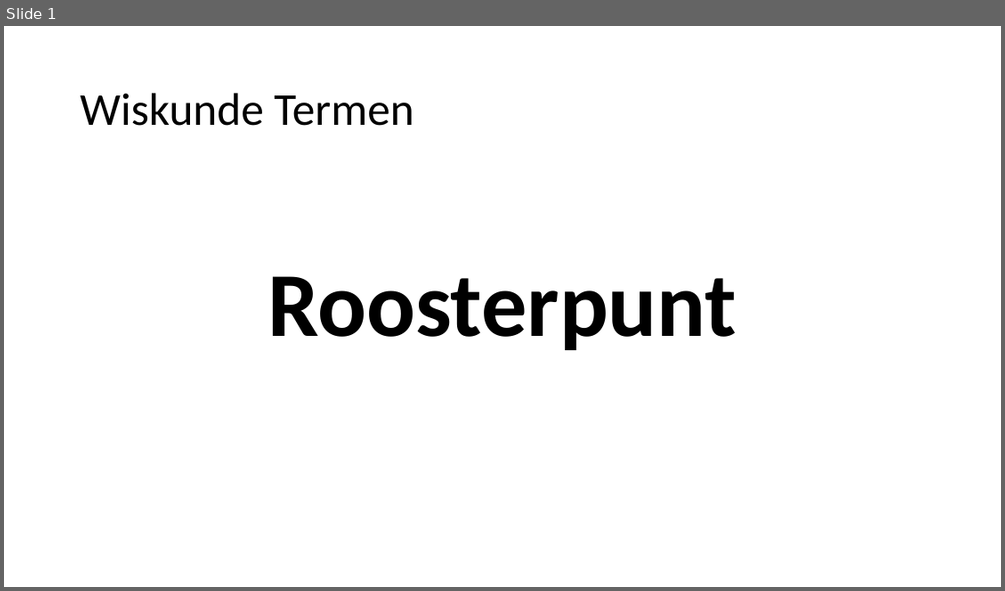
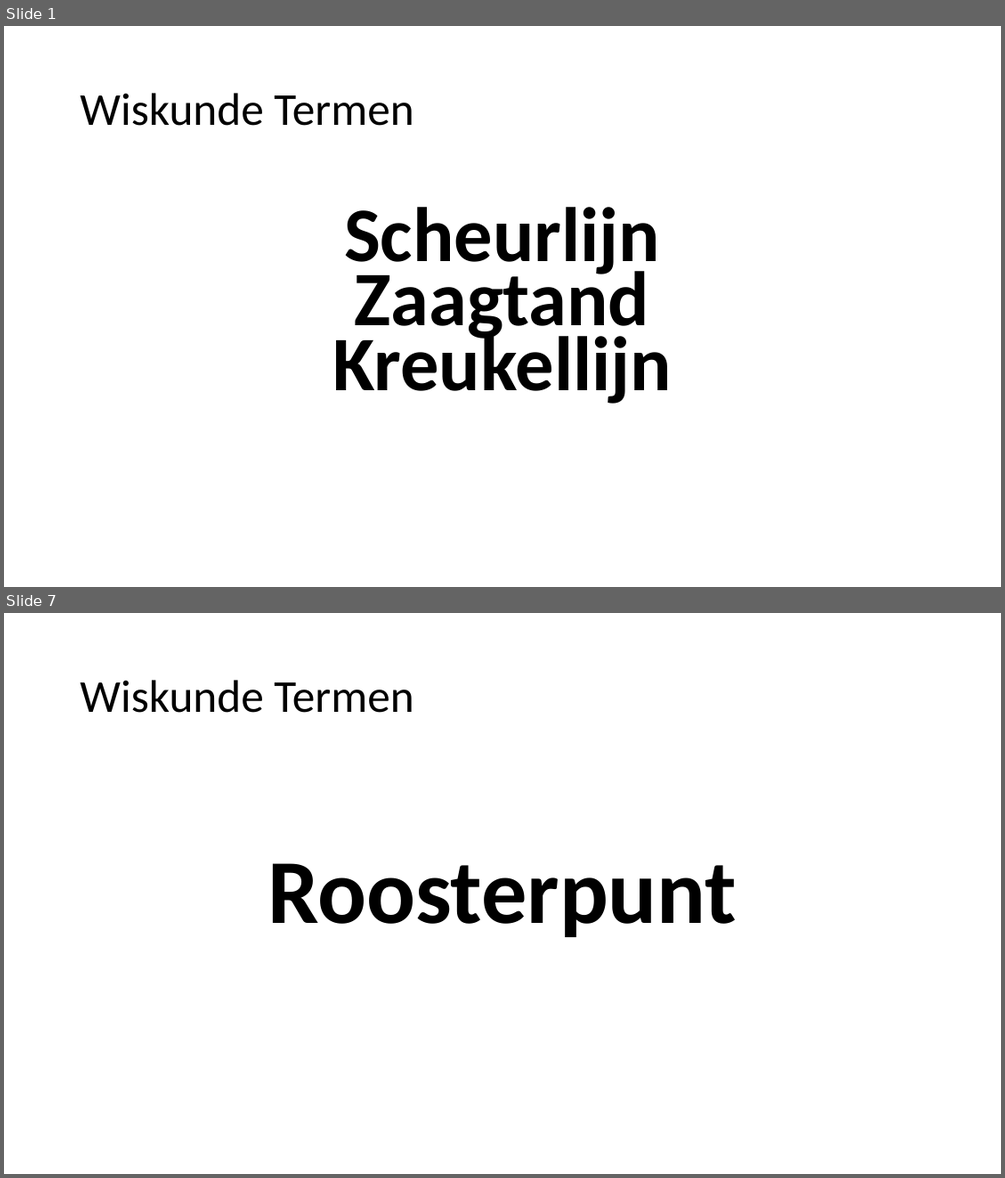
Before and after one commit to heinvinkel/wiskundetermen, a slide deck: verbanden en formules/AAAAverbanden en formules.pptx. Shown one above the other, each under a label of ours: slide 1 before the commit, slides 1 and 7 after it; the slides between them are not shown. The pictures are 1005x591 and 1005x1178 pixels, drawn with LibreOffice and Linux fonts; fonts in the diff are those of the drawing. Boxes give left, top, right and bottom in pixels: in the first picture for what was removed or moved away, otherwise in the second. Text is boxed around its words. In the diff, an @@ line names an element or a change of style, - is before the commit and + after.

```diff
--- a/verbanden en formules/AAAAverbanden en formules.pptx
+++ b/verbanden en formules/AAAAverbanden en formules.pptx
@@ slide 1 added at (4, 26, 1001, 587), background #FFFFFF @@
@@ title added at (80, 93, 413, 126), 44 pt, text #000000 @@
+Wiskunde Termen
@@ text added at (332, 207, 672, 403), 74.2 pt, text #000000, bold @@
+Scheurlijn
+Zaagtand
+Kreukellijn
@@ what was slide 1 is now slide 7 @@
```
Also in this commit, not shown: 5 other slides added, 7 other files.
